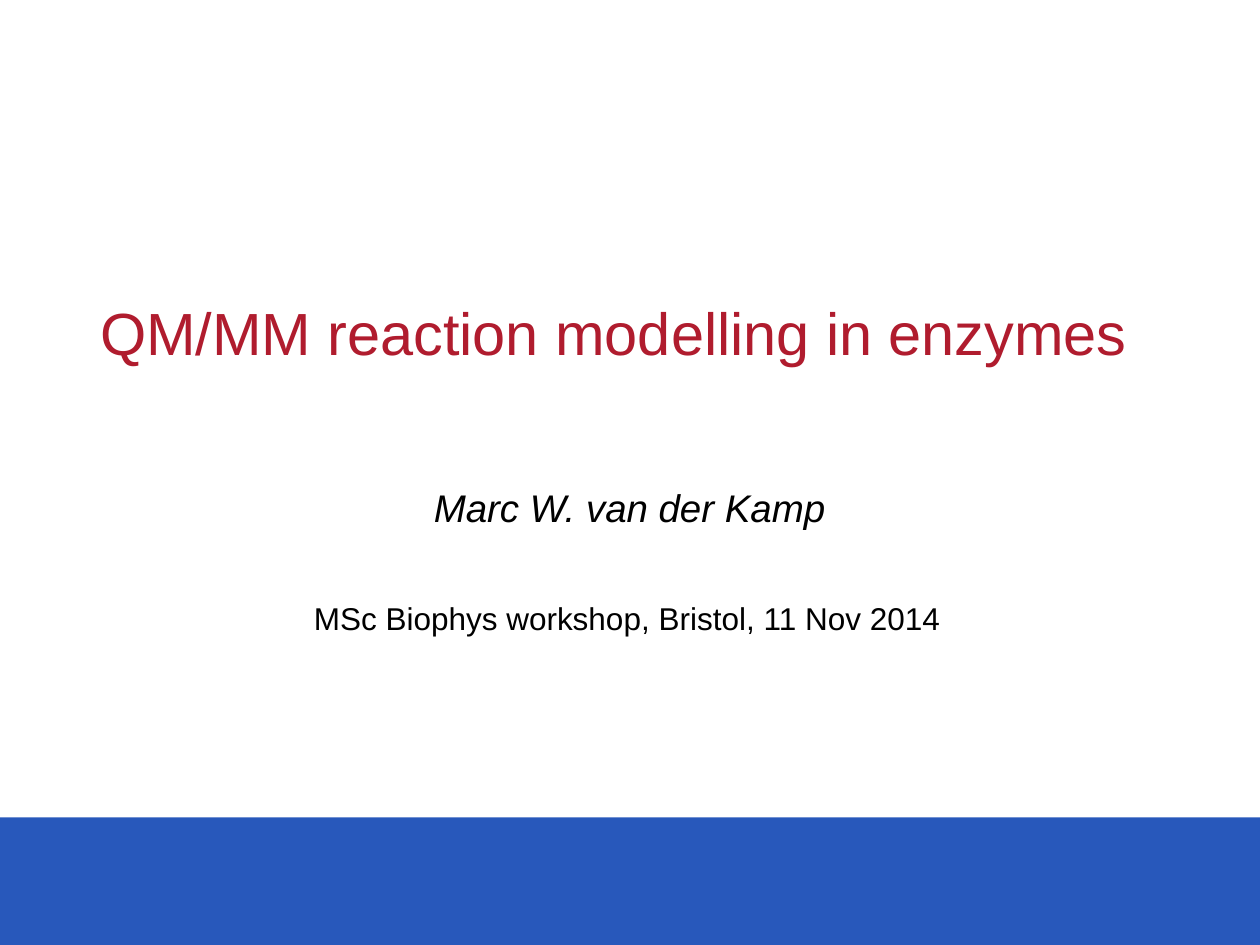
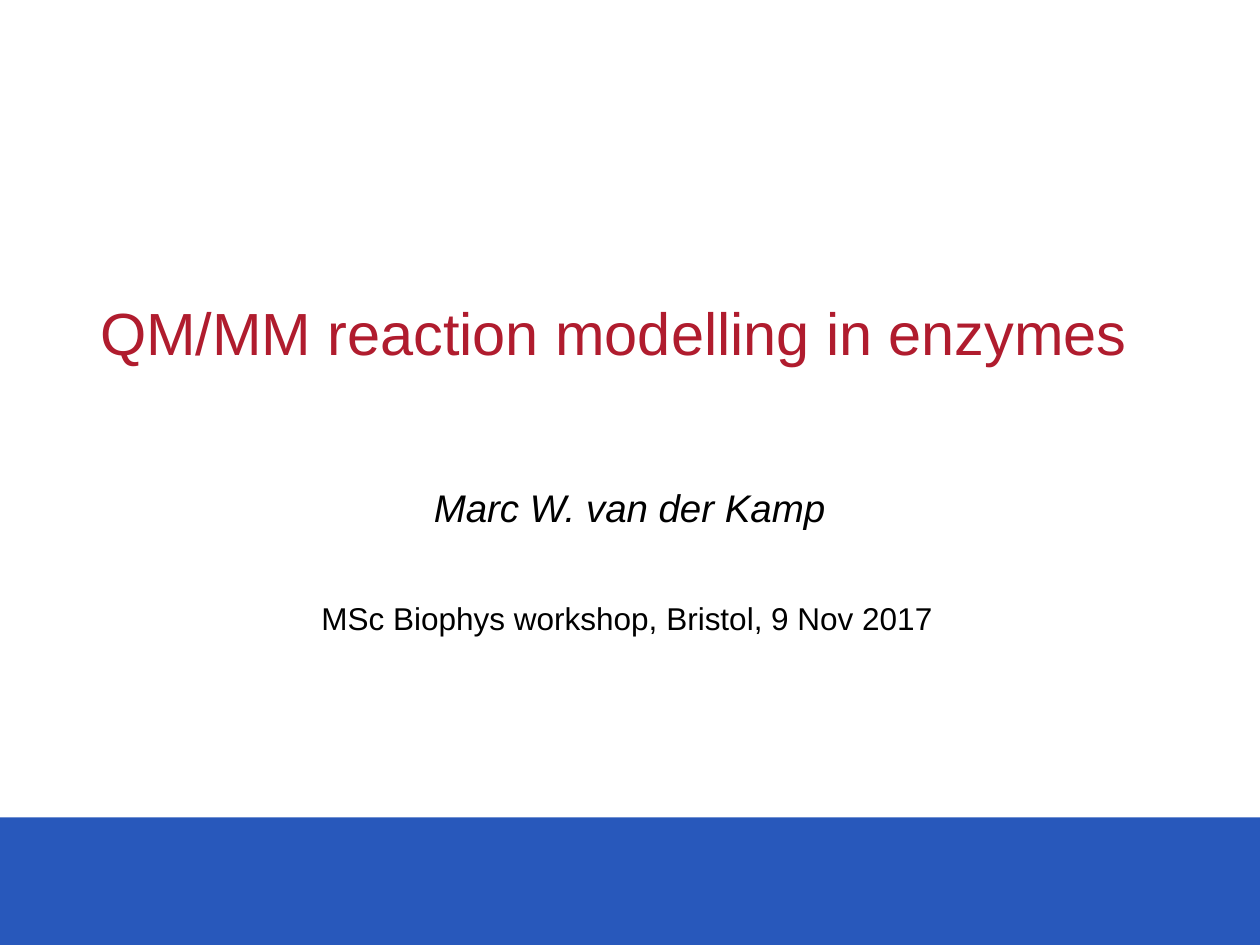
Before and after one commit to marcvanderkamp/qmmm_practical_short, a slide deck: slide 1 of qmmm1.pptx. Drawn at 1260x945 pixels with LibreOffice and Linux fonts; fonts in the diff are those of the drawing; background and template pictures are left out. Boxes give left, top, right and bottom in pixels: in the first picture for what was removed or moved away, otherwise in the second. Text is boxed around its words. In the diff, an @@ line names an element or a change of style, - is before the commit and + after.

```diff
--- a/qmmm1.pptx
+++ b/qmmm1.pptx
@@ subtitle at (x1=321, y1=607, x2=932, y2=636): text changed @@
-MSc Biophys workshop, Bristol, 11 Nov 2014
+MSc Biophys workshop, Bristol, 9 Nov 2017
```
Also in this commit, not shown: 2 other slides changed, 24 other files.
